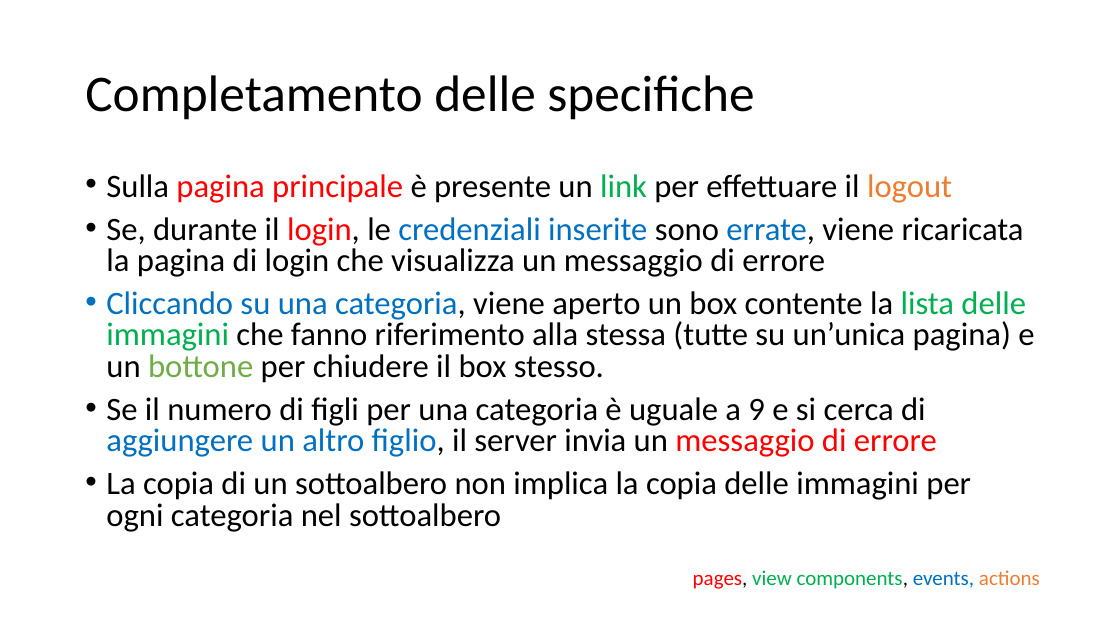
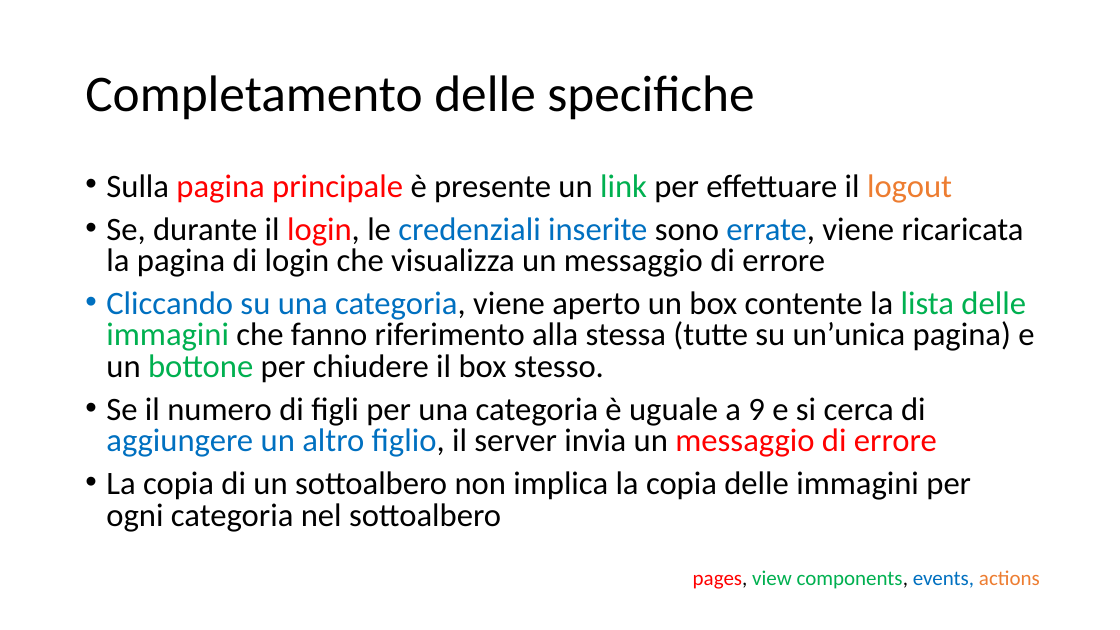
Before and after one commit to pontig/TIW_project, a slide deck: slide 5 of RIA/doc/Esercizio 3 – RIA version.pptx. Drawn at 1120x630 pixels with LibreOffice and Linux fonts; fonts in the diff are those of the drawing. Boxes give left, top, right and bottom in pixels: in the first picture for what was removed or moved away, otherwise in the second. Text is boxed around its words. In the diff, an @@ line names an element or a change of style, - is before the commit and + after.

```diff
--- a/RIA/doc/Esercizio 3 – RIA version.pptx
+++ b/RIA/doc/Esercizio 3 – RIA version.pptx
@@ text at box(106, 291, 1034, 383): text colour #70AD47 to #00B050 in "bottone" @@
```
Also in this commit, not shown: 5 other slides changed, 1 other file.
